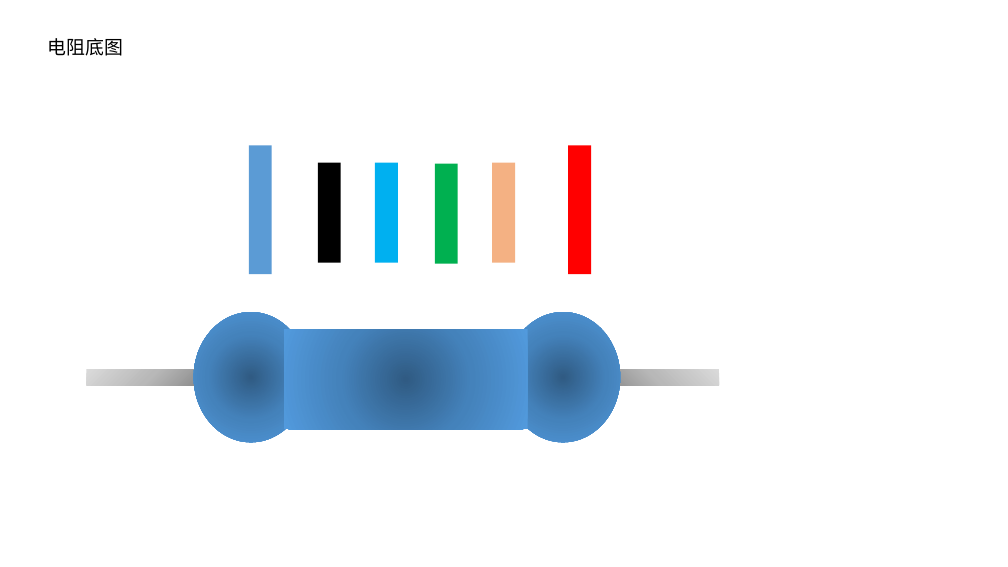
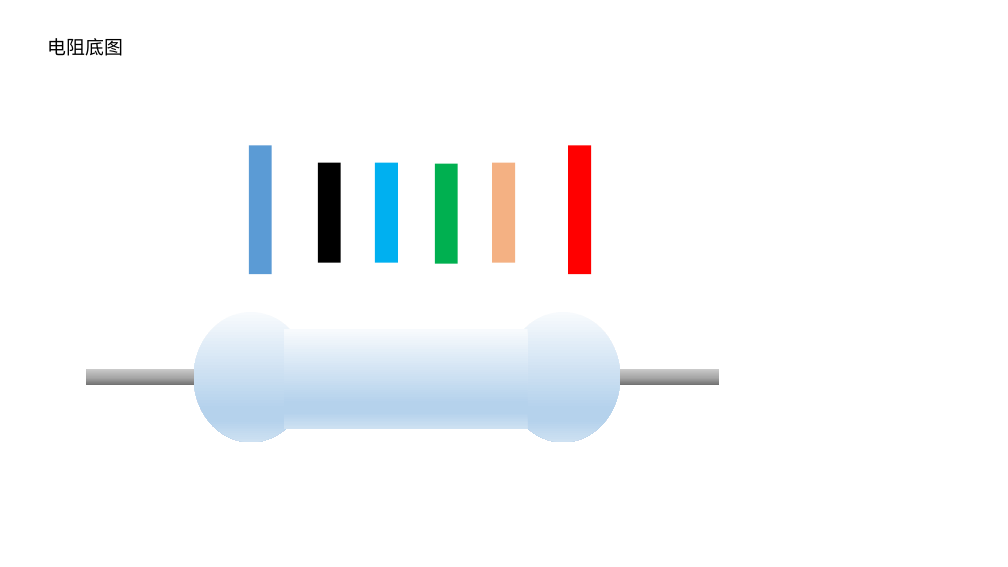
Before and after one commit to goozyshi/Gooit, a slide deck: slide 1 of Gooit自绘图标.pptx. Drawn at 1008x567 pixels with LibreOffice and Linux fonts; fonts in the diff are those of the drawing. Boxes give left, top, right and bottom in pixels: in the first picture for what was removed or moved away, otherwise in the second. Text is boxed around its words. In the diff, an @@ line names an element or a change of style, - is before the commit and + after.

```diff
--- a/Gooit自绘图标.pptx
+++ b/Gooit自绘图标.pptx
@@ fill gradient #305C84 to #4583BB to #529BDE to gradient #F7FAFD to #B5D2EC to #CEE1F2 in 3 elements at [506, 312, 620, 442], [194, 312, 308, 442], [284, 330, 528, 430] @@
@@ rectangle at [86, 369, 215, 385]: fill gradient #828282 to #B9B9B9 to #DBDBDB to gradient #6F6F6F to #A8A8A8 to #C9C9C9 @@
@@ rectangle at [591, 369, 720, 385]: fill gradient #828282 to #B9B9B9 to #DBDBDB to gradient #6F6F6F to #A8A8A8 to #C9C9C9 @@
```
Also in this commit, not shown: 15 other files.
